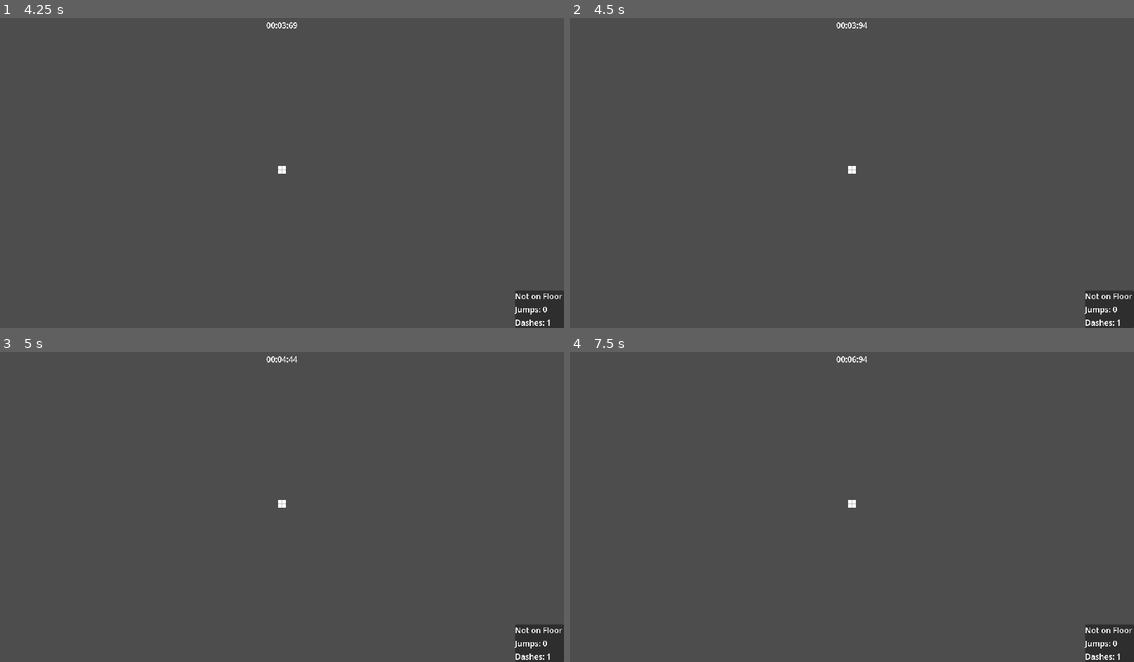
Above: before the commit, frames 1-4 (two rows, left to right).
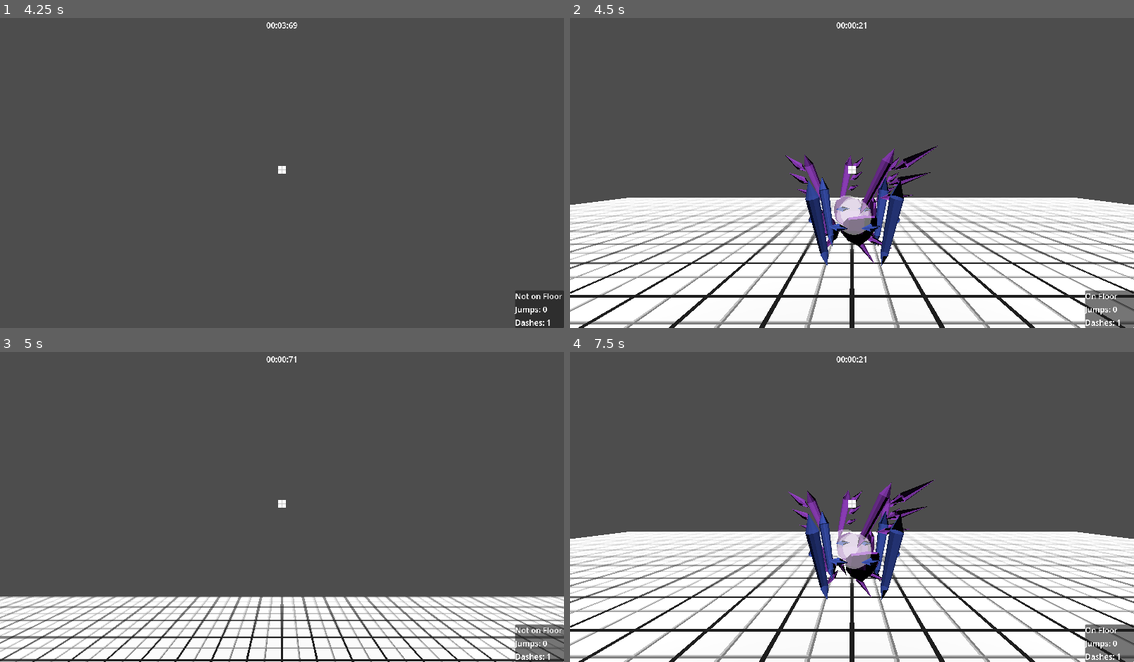
Above: after the commit, the same moments.

Repository: lucasrumney94/GodotGoneWild
Game: Godot game, scene res://EnemyTest/EnemyTest1.tscn
Same seed, same stepped clock (60 frames per second), same inputs: the game is played once before the commit and once after it. This scene is started directly instead of the project's main scene. The engine's default icon, where the game draws it, is replaced by a stand-in: a white triangle on a blue panel in a dark square.
Inputs (mouse positions are in pixels of both pictures, inside the frame that each line leads up to):
- Up to frame 1 (4.25 s): move the mouse to (310, 169) at 0.52 s; hold W (move_forward) from 0.53 s (still down); click (310, 169) at 0.6 s; tap Space (jump) at 0.77, 1.52, 3.02, 3.77 s; move the mouse to (253, 169) at 1.27 s; right-click (253, 169) at 1.35 s; move the mouse to (293, 163) at 2.02 s; click (293, 163) at 2.1 s; move the mouse to (276, 176) at 2.77 s; right-click (276, 176) at 2.85 s; tap Enter at 3.5 s; move the mouse to (321, 173) at 3.52 s; click (321, 173) at 3.6 s
- Up to frame 2 (4.5 s): keep holding W (move_forward); tap R (restart) at 4.25 s; move the mouse to (806, 166) at 4.27 s; right-click (806, 166) at 4.35 s
- Up to frame 3 (5 s): keep holding W (move_forward); tap Space (jump) at 4.52 s
- Up to frame 4 (7.5 s): move the mouse to (857, 503) at 5.02 s; click (857, 503) at 5.1 s; move the mouse to (829, 497) at 5.77 s; release W (move_forward) at 5.78 s; hold D (move_right) 5.78-6.53 s; right-click (829, 497) at 5.85 s; tap Space (jump) at 6.02, 6.77 s; move the mouse to (880, 503) at 6.52 s; hold W (move_forward) from 6.53 s (still down); click (880, 503) at 6.6 s; tap R (restart) at 7.25 s; move the mouse to (823, 503) at 7.27 s; right-click (823, 503) at 7.35 s

Frame 1 is identical in both runs. In frame 2, 42% of the frame differs, in the area x 0-100%, y 1-100%; in frame 3, 20%; in frame 4, 42%.

Commit message:
add pausing to EnemyTest Scene via main_game.gd

Diff:
--- a/godot-wild-tower/EnemyTest/EnemyTest1.tscn
+++ b/godot-wild-tower/EnemyTest/EnemyTest1.tscn
@@ -1,7 +1,9 @@
-[gd_scene load_steps=8 format=3 uid="uid://ld24biyy5xkj"]
+[gd_scene load_steps=10 format=3 uid="uid://ld24biyy5xkj"]
 
 [ext_resource type="PackedScene" uid="uid://vssvdtmx3jx7" path="res://Objects/Player/player.tscn" id="1_01si0"]
 [ext_resource type="PackedScene" uid="uid://fshkr347rlb0" path="res://Objects/Enemies/BasicEnemy.tscn" id="1_mvpe4"]
+[ext_resource type="Script" path="res://Main/main_game.gd" id="1_ps2pb"]
+[ext_resource type="PackedScene" path="res://UI/pause_menu.tscn" id="2_xwaog"]
 [ext_resource type="PackedScene" uid="uid://bojfdf4dyc8ng" path="res://Objects/Enemies/MobileEnemy.tscn" id="3_vbu8n"]
 [ext_resource type="Material" uid="uid://5dqiqxr4arwd" path="res://Materials/grid_material.tres" id="4_7eoc8"]
 
@@ -14,6 +16,8 @@
 [sub_resource type="BoxMesh" id="BoxMesh_w7lxu"]
 
 [node name="EnemyTestScene" type="Node3D"]
+script = ExtResource("1_ps2pb")
+pause_menu_scene = ExtResource("2_xwaog")
 
 [node name="Ground" type="MeshInstance3D" parent="."]
 visible = false
